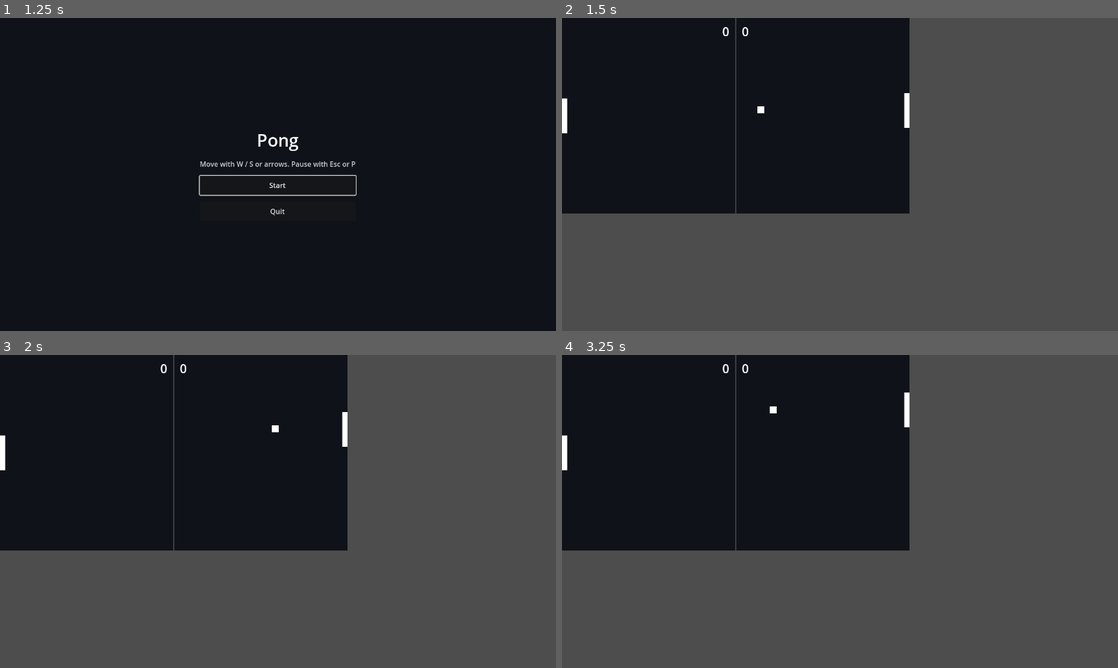
Above: before the commit, frames 1-4 (two rows, left to right).
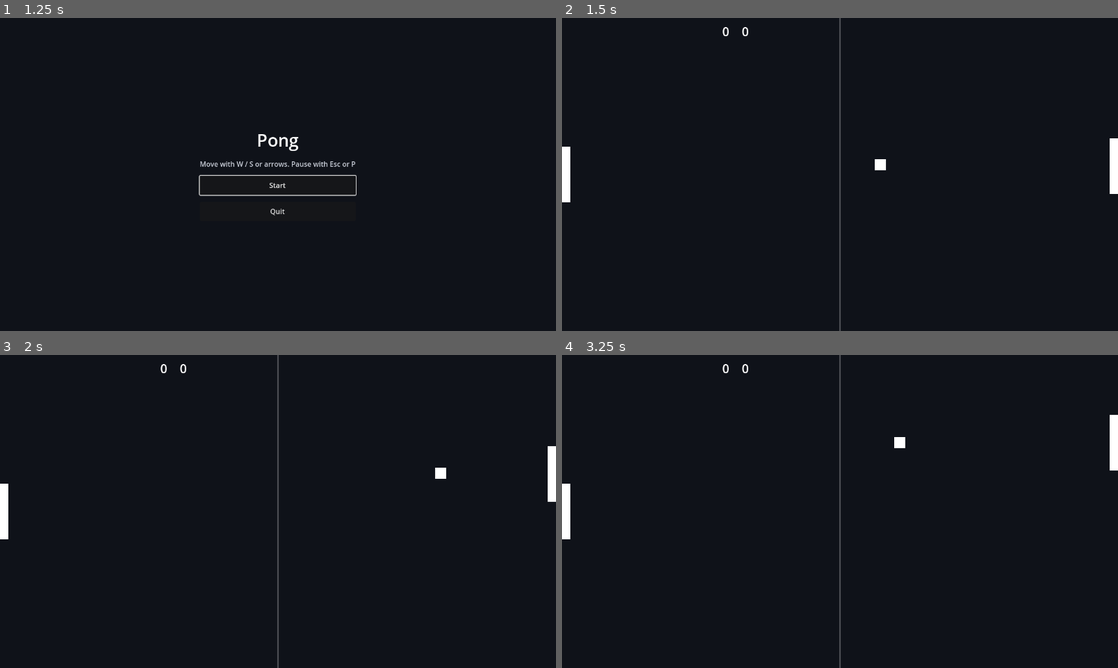
Above: after the commit, the same moments.

Repository: kblaszki/godot-game
Game: Godot game, scene res://lab/lab_host.tscn
Two runs of this game, one before a commit and one after it. Both use one fixed random seed, a clock stepped at 60 frames per second and the inputs below.
Inputs (mouse positions are in pixels of both pictures, inside the frame that each line leads up to):
- Up to frame 1 (1.25 s): click "Pong" at 0.5 s
- Up to frame 2 (1.5 s): click "Start" at 1.25 s
- Up to frame 3 (2 s): no input
- Up to frame 4 (3.25 s): tap Enter (ui_accept) at 2, 2.27 s; move the mouse to (962, 495) at 2.02 s; hold D (snake_right) 2.03-2.75 s; hold Shift 2.03-2.75 s; click (962, 495) at 2.17 s; drag from (728, 527) to (812, 574) at 2.77 s

Frame 1 is identical in both runs. In frame 2, 62% of the frame differs, in the area x 0-100%, y 0-100%; in frame 3, 62%; in frame 4, 62%.

Commit message:
Scale Pong and Snake play to the shared lab viewport.
Add ViewFit so game presentation fills the window without changing sim coordinates or per-game window resizing.

Diff:
--- /dev/null
+++ b/engine/view_fit.gd
@@ -0,0 +1,12 @@
+class_name ViewFit
+extends RefCounted
+
+
+## Uniform scale + centered offset so content fits inside viewport.
+## Returns { "scale": float, "offset": Vector2 }.
+static func compute(content: Vector2, viewport: Vector2) -> Dictionary:
+	if content.x <= 0.0 or content.y <= 0.0 or viewport.x <= 0.0 or viewport.y <= 0.0:
+		return {"scale": 1.0, "offset": Vector2.ZERO}
+	var scale := minf(viewport.x / content.x, viewport.y / content.y)
+	var offset := (viewport - content * scale) * 0.5
+	return {"scale": scale, "offset": offset}
--- a/games/pong/app/play.gd
+++ b/games/pong/app/play.gd
@@ -25,6 +25,7 @@
 	_config = PongConfig.new()
 	_sim = PongSim.new(_config, SeededRng.new(SERVE_SEED))
 	_layout()
+	_fit_to_viewport()
 	_sync_view()
 
 
@@ -89,6 +90,14 @@
 	_banner.size = panel_size
 
 
+func _fit_to_viewport() -> void:
+	var content := Vector2(_config.court_width, _config.court_height)
+	var fit := ViewFit.compute(content, get_viewport().get_visible_rect().size)
+	var fit_scale: float = fit["scale"]
+	scale = Vector2(fit_scale, fit_scale)
+	position = fit["offset"]
+
+
 func _sync_view() -> void:
 	_place_paddle(_left, _config.paddle_width * 0.5, _sim.get_left_paddle_y())
 	_place_paddle(_right, _config.court_width - _config.paddle_width * 0.5, _sim.get_right_paddle_y())
--- a/games/snake/app/play.gd
+++ b/games/snake/app/play.gd
@@ -28,6 +28,7 @@
 	_sim = SnakeSim.new(_config, SeededRng.new(FOOD_SEED))
 	_audio = _find_audio()
 	_layout_board()
+	_fit_to_viewport()
 	_sync_view()
 
 
@@ -114,6 +115,15 @@
 	_banner.size = panel_size
 
 
+func _fit_to_viewport() -> void:
+	var board_size := Vector2(_config.width * _config.cell, _config.height * _config.cell)
+	var content := Vector2(board_size.x, board_size.y + 40.0)
+	var fit := ViewFit.compute(content, get_viewport().get_visible_rect().size)
+	var fit_scale: float = fit["scale"]
+	scale = Vector2(fit_scale, fit_scale)
+	position = fit["offset"]
+
+
 func _sync_view() -> void:
 	var cell := _config.cell
 	var food := _sim.get_food()
--- /dev/null
+++ b/tests/engine/view_fit_test.gd
@@ -0,0 +1,28 @@
+extends "res://addons/gut/test.gd"
+
+
+func test_square_fit_should_fill() -> void:
+	var result := ViewFit.compute(Vector2(100, 100), Vector2(200, 200))
+	assert_eq(result["scale"], 2.0)
+	assert_eq(result["offset"], Vector2.ZERO)
+
+
+func test_letterbox_when_viewport_wider() -> void:
+	var result := ViewFit.compute(Vector2(100, 100), Vector2(200, 100))
+	assert_eq(result["scale"], 1.0)
+	assert_eq(result["offset"], Vector2(50, 0))
+
+
+func test_pillarbox_when_viewport_taller() -> void:
+	var result := ViewFit.compute(Vector2(100, 100), Vector2(100, 200))
+	assert_eq(result["scale"], 1.0)
+	assert_eq(result["offset"], Vector2(0, 50))
+
+
+func test_degenerate_sizes_should_return_identity() -> void:
+	var result := ViewFit.compute(Vector2.ZERO, Vector2(1280, 720))
+	assert_eq(result["scale"], 1.0)
+	assert_eq(result["offset"], Vector2.ZERO)
+	result = ViewFit.compute(Vector2(800, 450), Vector2.ZERO)
+	assert_eq(result["scale"], 1.0)
+	assert_eq(result["offset"], Vector2.ZERO)
Not shown, changed: docs/index.md
Not shown, changed: docs/reference/engine-core.md
Not shown, changed: docs/reference/source-layout.md
Not shown, changed: games/pong/docs/reference/app.md
Not shown, changed: games/snake/docs/reference/app.md
